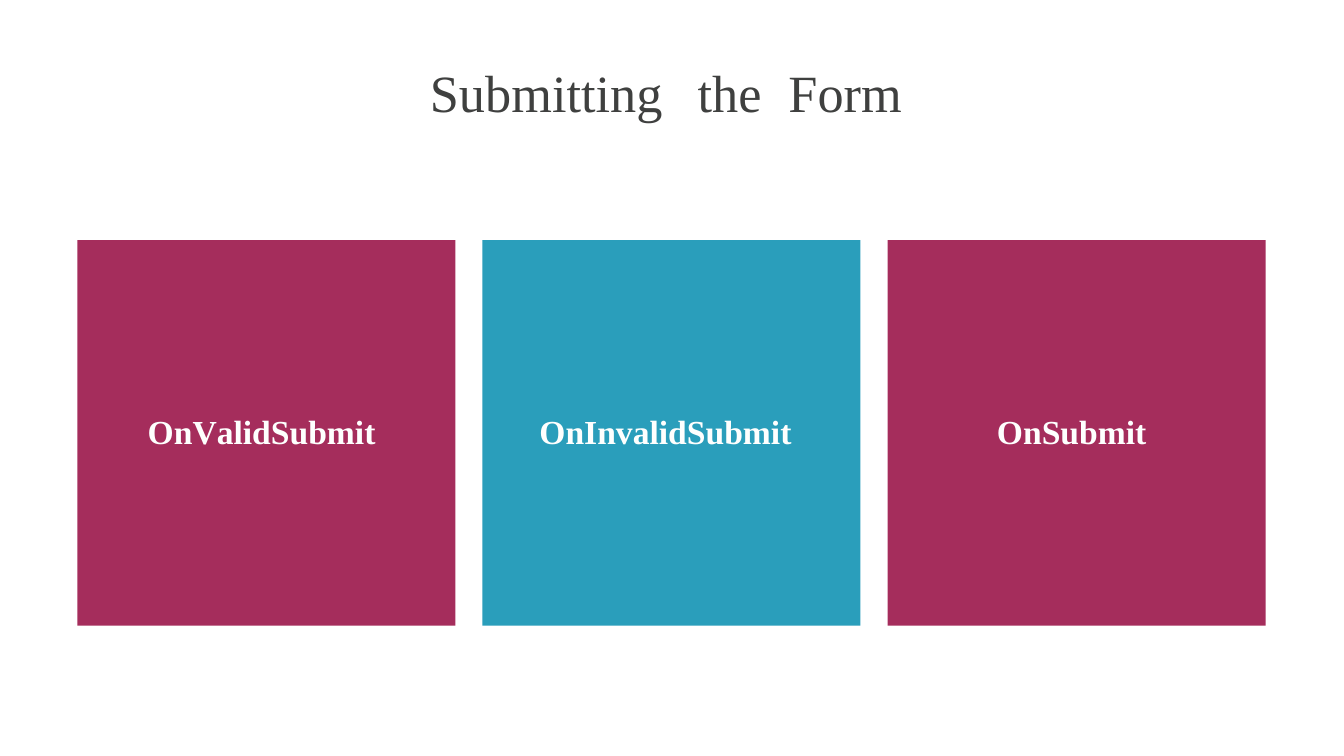
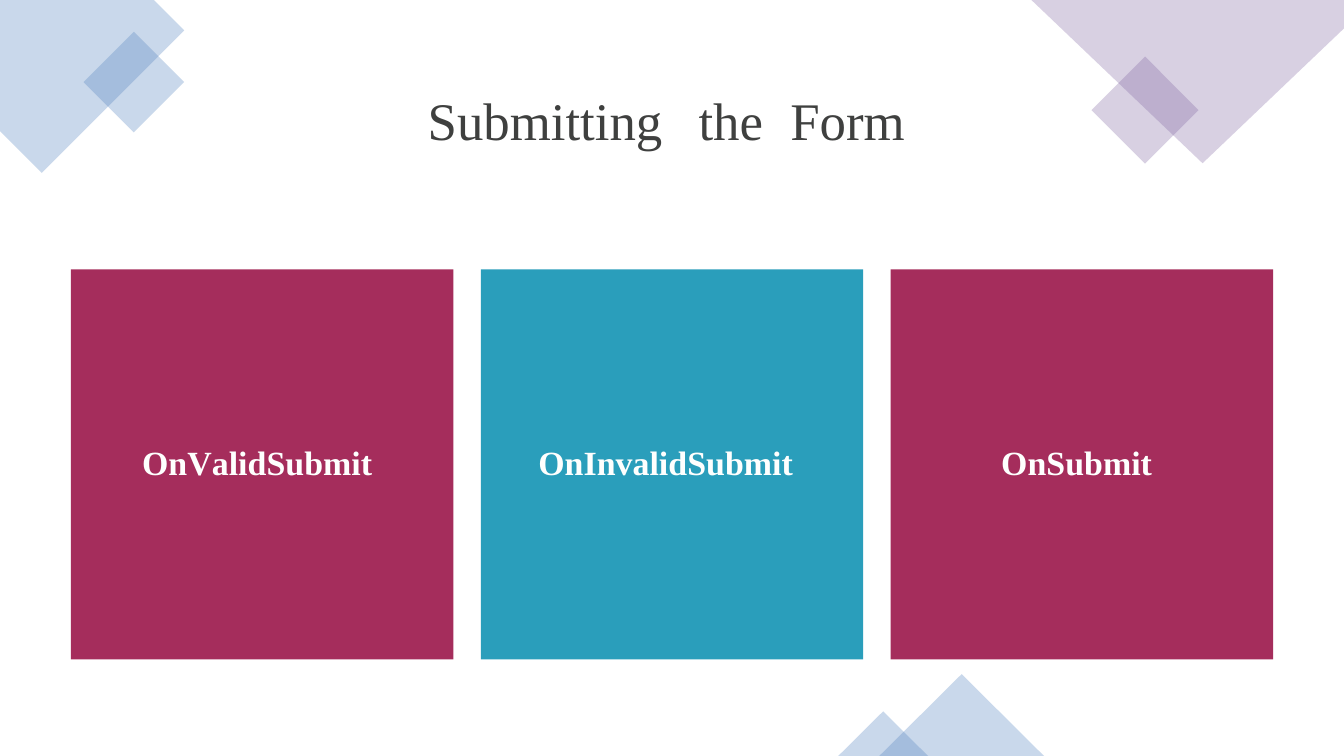
Before and after one commit to CSA-DanielVillamizar/ITM-ProgramaciondeSoftware, a slide deck: slide 18 of ASP.NET Core 6 Blazor Fundamentals/06/adding-forms-and-validation-slides.pptx. Drawn at 1344x756 pixels with LibreOffice and Linux fonts; fonts in the diff are those of the drawing. Boxes give left, top, right and bottom in pixels: in the first picture for what was removed or moved away, otherwise in the second. Text is boxed around its words. In the diff, an @@ line names an element or a change of style, - is before the commit and + after.

```diff
--- a/ASP.NET Core 6 Blazor Fundamentals/06/adding-forms-and-validation-slides.pptx
+++ b/ASP.NET Core 6 Blazor Fundamentals/06/adding-forms-and-validation-slides.pptx
@@ freeform shape added at box(0, 0, 184, 173), fill #4F81BD at 30% opacity @@
@@ freeform shape added at box(1032, 0, 1344, 163), fill #8064A2 at 30% opacity @@
@@ rectangle added at box(83, 32, 184, 132), fill #4F81BD at 30% opacity @@
@@ rectangle added at box(1092, 56, 1199, 164), fill #8064A2 at 30% opacity @@
@@ 3 texts: place and size @@
-3 texts at box(430, 75, 901, 123)
+3 texts at box(428, 103, 904, 151)
@@ size 56 to 56.6 pt; line spacing 58pt to 58.6pt in 3 elements at box(699, 103, 763, 141), box(428, 103, 663, 151), box(790, 105, 904, 141) @@
@@ text "OnValidSubmit": place and size @@
-text "OnValidSubmit" at box(148, 420, 376, 445)
+text "OnValidSubmit" at box(142, 451, 372, 476)
@@ text "OnValidSubmit" at box(142, 451, 372, 476): size 36 to 36.4 pt; letter spacing -1.2 to -1.3 pt in "OnValidSubmit"; indent changed; more space between paragraphs @@
@@ freeform shape: place and size @@
-freeform shape at box(77, 240, 455, 626)
+freeform shape at box(71, 269, 454, 659)
@@ text "OnInvalidSubmit": place and size @@
-text "OnInvalidSubmit" at box(539, 420, 791, 445)
+text "OnInvalidSubmit" at box(538, 451, 793, 476)
@@ text "OnInvalidSubmit" at box(538, 451, 793, 476): size 36 to 36.4 pt; indent changed; more space between paragraphs @@
@@ freeform shape: place and size @@
-freeform shape at box(482, 240, 860, 626)
+freeform shape at box(480, 269, 863, 659)
@@ text "OnSubmit" at box(1001, 451, 1152, 476): size 36 to 36.4 pt; indent changed; more space between paragraphs @@
@@ text "OnSubmit": place and size @@
-text "OnSubmit" at box(997, 420, 1146, 445)
+text "OnSubmit" at box(1001, 451, 1152, 476)
@@ freeform shape: place and size @@
-freeform shape at box(888, 240, 1266, 626)
+freeform shape at box(890, 269, 1273, 659)
@@ triangle added at box(879, 674, 1044, 756), fill #4F81BD at 30% opacity @@
@@ triangle added at box(838, 712, 928, 756), fill #4F81BD at 30% opacity @@
```
Also in this commit, not shown: 18 other slides changed, 8 other files.
